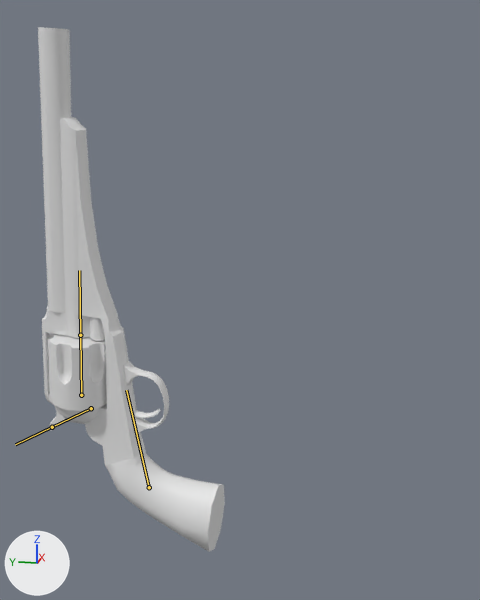
Renders of the FBX model 3D Assets/All Weapons/Player Weapons/WEP_RepeaterRevolver_001/WEP_ANI_RepeaterRevolver_001/WEP_Revolver_Repeater_Animations_Shoot_001.fbx from each side of a commit.
Rendered twice from a 50 mm camera at (-0.604, -0.218, 0.36) aimed at (0.006, -0.096, 0.207). The axes (+X, +Y, +Z) are drawn at lower left. The lights are the same throughout. Both versions are drawn at frame 4 of the action 'Armature|WEP_Revolver_Repeater_Standard_Shoot_001'; the numbers are the values there. The bones that bend it are drawn over the model as lines.

Objects in the first picture: 'Revolver'.
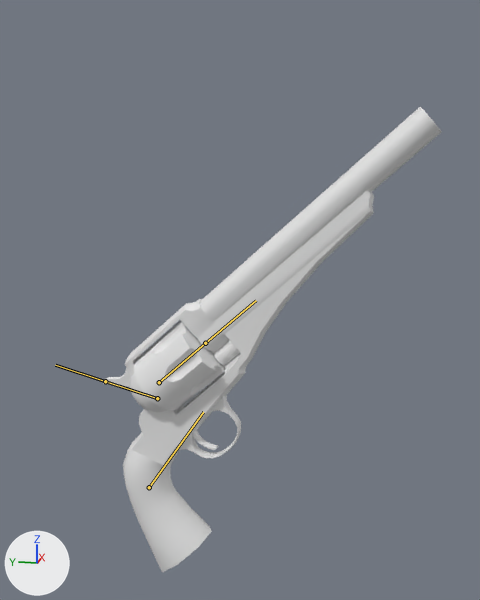
The change in detail:
Bone 'Gun' (bone_gun) turns from (-85, 3, 7) to (-43, 0, 4) degrees about its own x, y and z.
Bone 'Cilinder' (bone_cilinder) turns from (0, 29, 0) to (0, 32, 0) degrees about its own x, y and z.

Pixel boxes [x1, y1, x2, y2] of what changed, in the pictures (480 x 600 px):
'Revolver', posed (81% wider, 11% shorter)
    before: [38, 27, 225, 552]
    after: [103, 106, 442, 572]
bone 'Gun', root to tip
    before: (149, 487) to (126, 390)
    after: (149, 487) to (203, 412)
bone 'Cilinder', root to tip
    before: (81, 395) to (80, 335)
    after: (159, 382) to (205, 343)
